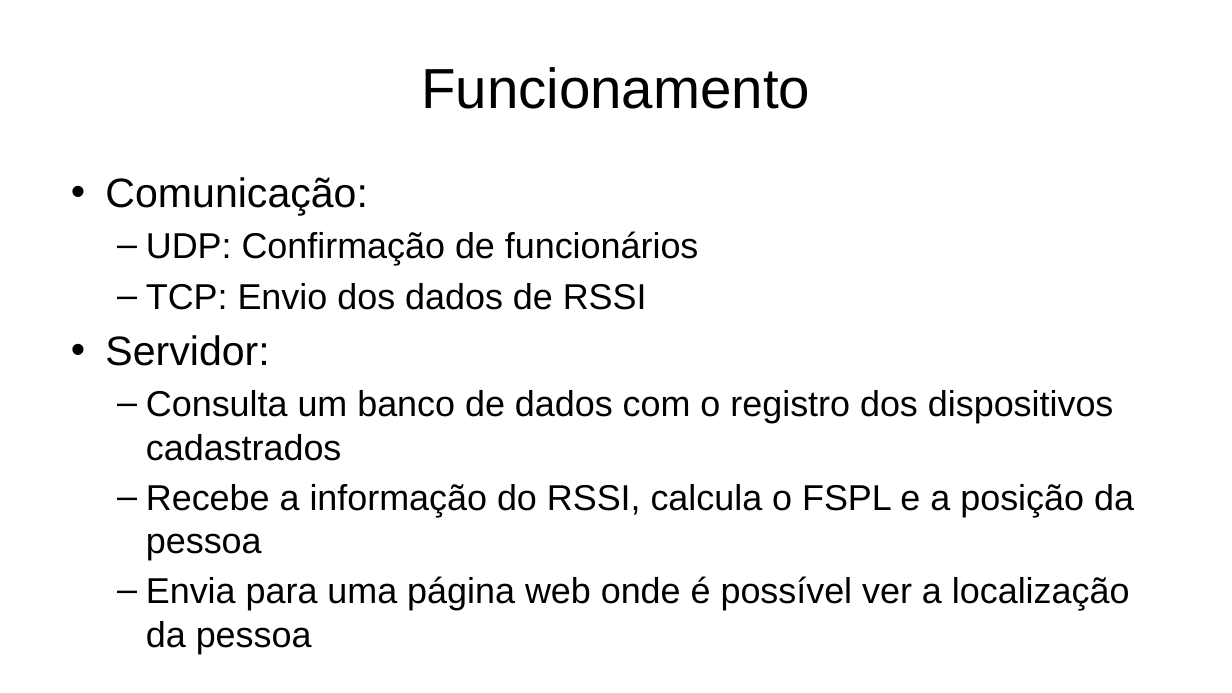
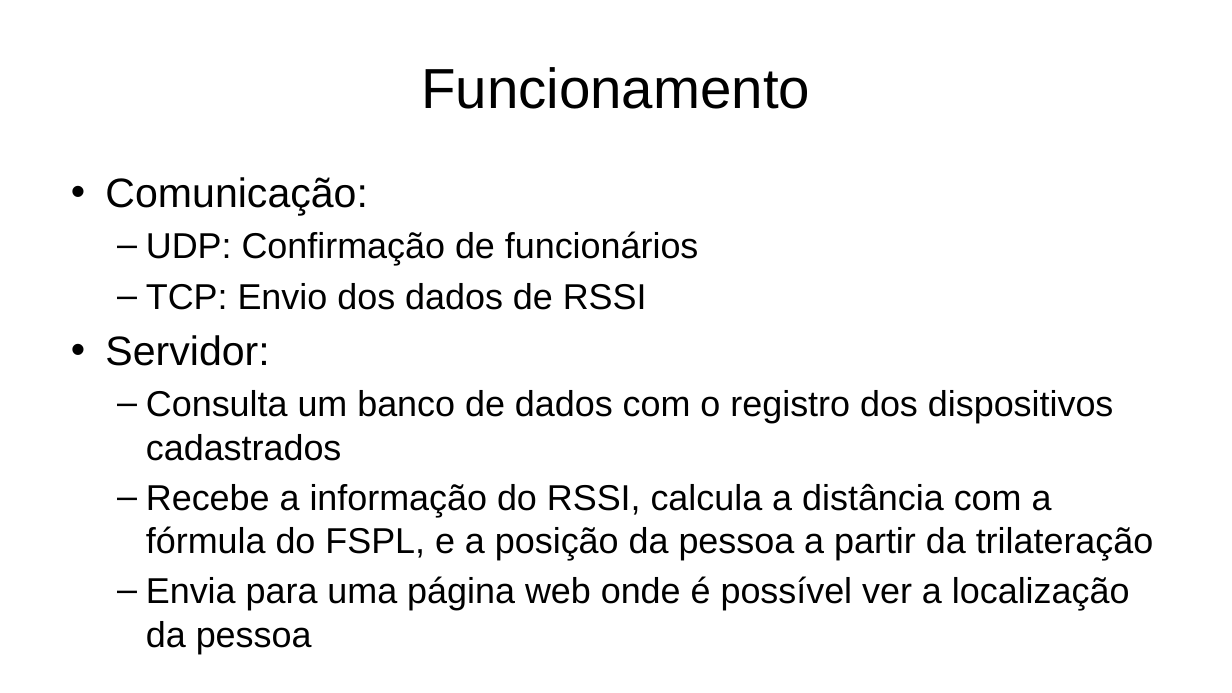
Before and after one commit to Guigajks/PI-VIII, a slide deck: slide 12 of Documentação/Apresentação Projeto PID.pptx (slide 11 before the commit). Drawn at 1232x693 pixels with LibreOffice and Linux fonts; fonts in the diff are those of the drawing; background and template pictures are left out. Boxes give left, top, right and bottom in pixels: in the first picture for what was removed or moved away, otherwise in the second. Text is boxed around its words. In the diff, an @@ line names an element or a change of style, - is before the commit and + after.

```diff
--- a/Documentação/Apresentação Projeto PID.pptx
+++ b/Documentação/Apresentação Projeto PID.pptx
@@ text at <box>146,484,1154,560</box>: text changed @@
-  – Recebe a informação do RSSI, calcula o FSPL e a posição da pessoa
+  – Recebe a informação do RSSI, calcula a distância com a fórmula do FSPL, e a posição da pessoa a partir da trilateração
```
Also in this commit, not shown: 2 other slides changed, 2 slides added, 1 slide removed.
